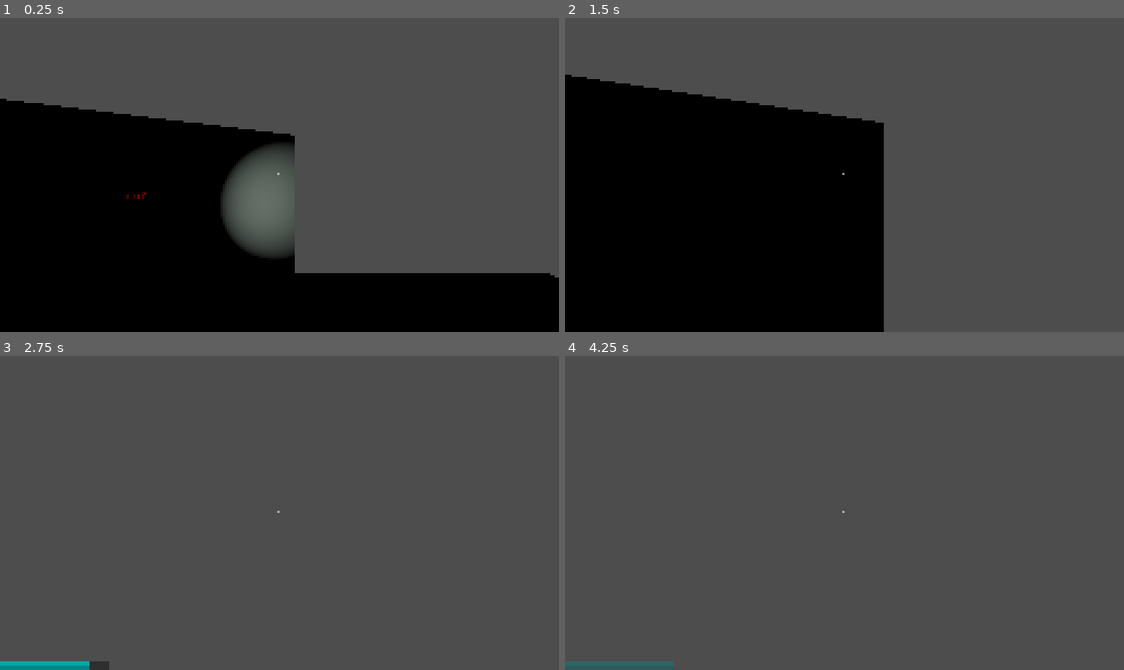
Above: before the commit, frames 1-4 (two rows, left to right).
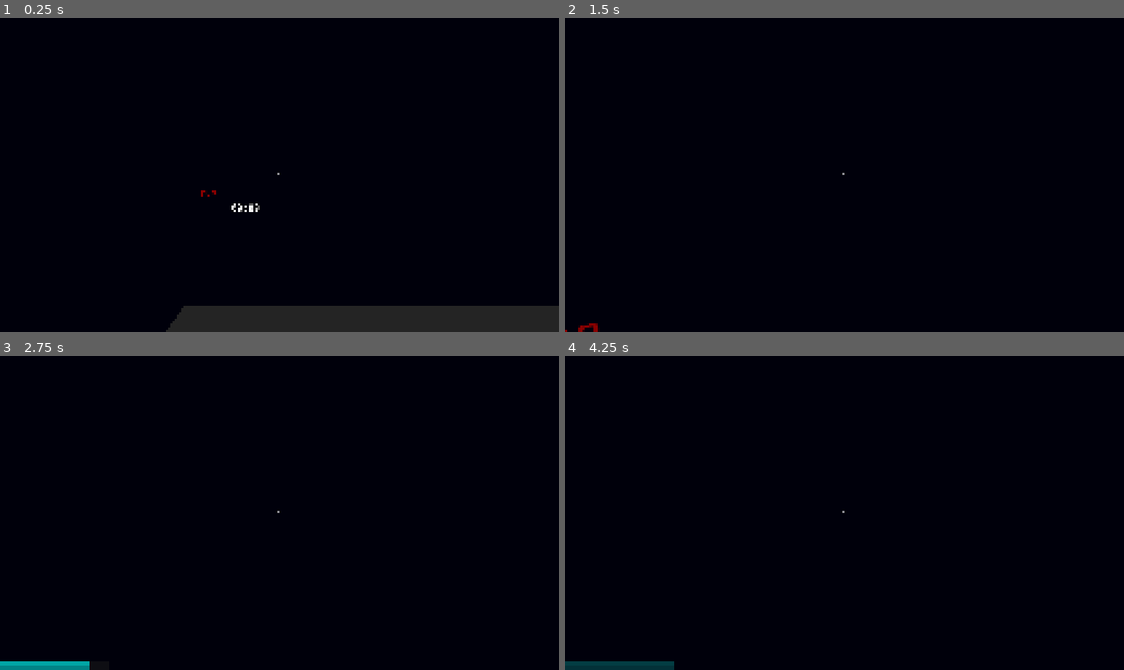
Above: after the commit, the same moments.

Repository: TheyCallMeFatbird/Station-22-Unfound
Game: Godot game, scene res://scenes/main.tscn
Same seed, same stepped clock (60 frames per second), same inputs: the game is played once before the commit and once after it. Sound files missing from this copy of the repository are replaced by a short silence.
Inputs (mouse positions are in pixels of both pictures, inside the frame that each line leads up to):
- Up to frame 1 (0.25 s): no input
- Up to frame 2 (1.5 s): tap Enter (ui_accept) at 0.5, 0.6 s; move the mouse to (872, 175) at 0.52 s; hold W (move_forward) from 0.53 s (still down); tap Space (jump) at 0.77 s; move the mouse to (816, 175) at 1.27 s; tap F (flashlight_toggle) at 1.35 s
- Up to frame 3 (2.75 s): keep holding W (move_forward); tap Space (jump) at 1.52 s; tap Enter (ui_accept) at 1.55, 2.3 s; move the mouse to (296, 506) at 2.02 s; hold Shift (sprint) from 2.03 s (still down)
- Up to frame 4 (4.25 s): keep holding W (move_forward); tap Enter (ui_accept) at 2.75, 2.85, 3.6 s; move the mouse to (838, 519) at 2.77 s; release Shift (sprint) at 2.78 s; tap Space (jump) at 3.02, 3.77 s; move the mouse to (889, 516) at 3.52 s

The runs differ from the first frame. In frame 1, 65% of the frame differs, in the area x 0-100%, y 0-100%; in frame 2, 58%; in frame 3, 100%; in frame 4, 100%.
Error before the commit: Parse Error: Cannot infer the type of "target" variable because the value doesn't have a set type. (res://scripts/anomaly_manager.gd:51)

Commit message:
created gameplan and IM ABOUT TO SHIT MYSELF ACC SCARY

Diff:
--- a/scenes/main.tscn
+++ b/scenes/main.tscn
@@ -4,14 +4,15 @@
 [ext_resource type="AudioStream" uid="uid://de0n1ukbfwx1m" path="res://sounds/low-wind-blowing.mp3" id="2_0xm2m"]
 [ext_resource type="Script" uid="uid://djpwpr07abxm2" path="res://scripts/player.gd" id="2_7mycd"]
 [ext_resource type="Script" uid="uid://mtk3sq3dbtkl" path="res://scripts/hud.gd" id="3_kek77"]
-[ext_resource type="Script" path="res://scripts/anomaly_anchor.gd" id="4_anchor"]
+[ext_resource type="Script" uid="uid://dwjdvgb88yeox" path="res://scripts/anomaly_anchor.gd" id="4_anchor"]
 [ext_resource type="AudioStream" uid="uid://d2081sadqdn7r" path="res://sounds/flashlight-toggle.mp3" id="5_lquwl"]
 [ext_resource type="AudioStream" uid="uid://ntfcd7dstkar" path="res://sounds/metal-footstep.mp3" id="6_4c57u"]
 [ext_resource type="Script" uid="uid://bqd28w0obk2l3" path="res://scripts/flicker_light.gd" id="6_7mycd"]
-[ext_resource type="Script" path="res://scripts/anomaly_manager.gd" id="9_manager"]
 [ext_resource type="FontFile" uid="uid://vone0fx04o4k" path="res://fonts/Share_Tech_Mono/ShareTechMono-Regular.ttf" id="7_5vw27"]
 [ext_resource type="AudioStream" uid="uid://cteqr3j5qdd0b" path="res://sounds/light-humming.mp3" id="7_272bh"]
 [ext_resource type="PackedScene" uid="uid://b2blm2cib6oui" path="res://scenes/hud.tscn" id="8_5vw27"]
+[ext_resource type="Script" uid="uid://cm6pk1c8t3jkf" path="res://scripts/anomaly_manager.gd" id="9_manager"]
+[ext_resource type="Script" uid="uid://bjl5j1hmlueqb" path="res://scenes/clock.gd" id="11_ya4ey"]
 
 [sub_resource type="CapsuleShape3D" id="CapsuleShape3D_1bvp3"]
 radius = 0.5527344
@@ -25,6 +26,8 @@
 volumetric_fog_density = 0.3
 volumetric_fog_albedo = Color(1.8049032e-08, 0, 0.03810654, 1)
 volumetric_fog_emission = Color(0, 0.015686275, 0.03137255, 1)
+
+[sub_resource type="StandardMaterial3D" id="StandardMaterial3D_ya4ey"]
 
 [sub_resource type="BoxShape3D" id="BoxShape3D_terminal"]
 size = Vector3(2.5, 2, 1.8)
@@ -54,7 +57,34 @@
 light_energy = 6.0
 spot_range = 11.015916
 spot_angle = 17.0
-@@ -80,25 +85,69 @@ script = ExtResource("6_7mycd")
+spot_angle_attenuation = 1.25
+
+[node name="FlashlightSound" type="AudioStreamPlayer3D" parent="Player" unique_id=381087654]
+transform = Transform3D(1, 0, 0, 0, 1, 0, 0, 0, 1, 2, 0, 0)
+stream = ExtResource("5_lquwl")
+
+[node name="Footsteps" type="AudioStreamPlayer3D" parent="Player" unique_id=248984132]
+transform = Transform3D(1, 0, 0, 0, 1, 0, 0, 0, 1, 2, 0, 0)
+stream = ExtResource("6_4c57u")
+
+[node name="WorldEnvironment" type="WorldEnvironment" parent="." unique_id=985125726]
+environment = SubResource("Environment_ig7tw")
+
+[node name="AmbientSound" type="AudioStreamPlayer3D" parent="." unique_id=1242876182]
+stream = ExtResource("2_0xm2m")
+attenuation_model = 3
+unit_size = 15.0
+autoplay = true
+parameters/looping = true
+
+[node name="CreepySound" type="AudioStreamPlayer3D" parent="." unique_id=673033787]
+
+[node name="FlickerLight" type="OmniLight3D" parent="." unique_id=66663126]
+transform = Transform3D(1, 0, 0, 0, 1, 0, 0, 0, 1, -6.035668, 3.2245166, -6.1639695)
+light_color = Color(0.7728173, 0.97774416, 0.99999994, 1)
+light_energy = 3.0
+omni_range = 3.0
+script = ExtResource("6_7mycd")
 
 [node name="LightHummingSound" type="AudioStreamPlayer3D" parent="FlickerLight" unique_id=872547851]
 stream = ExtResource("7_272bh")
@@ -80,46 +110,53 @@
 transform = Transform3D(0.85573477, 0, 0.51741487, 0, 1, 0, -0.51741487, 0, 0.85573477, -5.5373907, 0.4874878, -5.3921075)
 use_collision = true
 size = Vector3(9.779175, 7.2489014, 0.001)
+material = SubResource("StandardMaterial3D_ya4ey")
 
-[node name="AnomalyManager" type="Node3D" parent="."]
+[node name="Label3D" type="Label3D" parent="." unique_id=1215400383]
+transform = Transform3D(1, 0, 0, 0, 1, 0, 0, 0, 1, -2.9675474, 1.5882549, -6.074845)
+text = "00:00"
+font = ExtResource("7_5vw27")
+font_size = 62
+script = ExtResource("11_ya4ey")
+
+[node name="AnomalyManager" type="Node3D" parent="." unique_id=1335204795]
 script = ExtResource("9_manager")
 
-[node name="ReportTerminal" type="Node3D" parent="AnomalyManager"]
+[node name="ReportTerminal" type="Node3D" parent="AnomalyManager" unique_id=313214189]
 transform = Transform3D(0.00117803, 0, 0.9999993, 0, 1, 0, -0.9999993, 0, 0.00117803, 3.57026, 1.12058, 0.450261)
 
-[node name="Area3D" type="Area3D" parent="AnomalyManager/ReportTerminal"]
+[node name="Area3D" type="Area3D" parent="AnomalyManager/ReportTerminal" unique_id=272818776]
 collision_layer = 8
-collision_mask = 1
 
-[node name="CollisionShape3D" type="CollisionShape3D" parent="AnomalyManager/ReportTerminal/Area3D"]
+[node name="CollisionShape3D" type="CollisionShape3D" parent="AnomalyManager/ReportTerminal/Area3D" unique_id=763209092]
 shape = SubResource("BoxShape3D_terminal")
 
-[node name="TerminalText" type="Label3D" parent="AnomalyManager/ReportTerminal"]
+[node name="TerminalText" type="Label3D" parent="AnomalyManager/ReportTerminal" unique_id=1947145412]
 transform = Transform3D(0.910827, 0, -0.412786, 0, 1, 0, 0.412786, 0, 0.910827, -0.0451503, 0.624417, 0)
+text = "Report Terminal
+Walk into range to use"
 font = ExtResource("7_5vw27")
 font_size = 20
 line_spacing = 6.0
-text = "Report Terminal\nWalk into range to use"
 
-[node name="Anchor_TextMoved" type="Marker3D" parent="AnomalyManager"]
+[node name="Anchor_TextMoved" type="Marker3D" parent="AnomalyManager" unique_id=32217839]
 transform = Transform3D(1, 0, 0, 0, 1, 0, 0, 0, 1, -5.64739, 2.0349, -5.29666)
 script = ExtResource("4_anchor")
 target_path = NodePath("../../Text")
 anomaly_type = "moved"
 
-[node name="Anchor_WallMissing" type="Marker3D" parent="AnomalyManager"]
+[node name="Anchor_WallMissing" type="Marker3D" parent="AnomalyManager" unique_id=1591784973]
 transform = Transform3D(0.855735, 0, 0.517415, 0, 1, 0, -0.517415, 0, 0.855735, -5.53739, 0.487488, -5.39211)
 script = ExtResource("4_anchor")
 target_path = NodePath("../../Wall")
-anomaly_type = "missing"
 
-[node name="Anchor_FlickerTinted" type="Marker3D" parent="AnomalyManager"]
+[node name="Anchor_FlickerTinted" type="Marker3D" parent="AnomalyManager" unique_id=493382196]
 transform = Transform3D(1, 0, 0, 0, 1, 0, 0, 0, 1, -6.03567, 3.22452, -6.16397)
 script = ExtResource("4_anchor")
 target_path = NodePath("../../FlickerLight")
 anomaly_type = "tinted"
 
-[node name="Anchor_FloorScaled" type="Marker3D" parent="AnomalyManager"]
+[node name="Anchor_FloorScaled" type="Marker3D" parent="AnomalyManager" unique_id=2012115291]
 transform = Transform3D(1, 0, 0, 0, 1, 0, 0, 0, 1, 0, -0.0716553, 0)
 script = ExtResource("4_anchor")
 target_path = NodePath("../../Floor")
--- a/scripts/anomaly_manager.gd
+++ b/scripts/anomaly_manager.gd
@@ -13,9 +13,9 @@
 @onready var terminal_text: Label3D = $ReportTerminal/TerminalText
 @onready var player: CharacterBody3D = $"../Player"
 
-var anchors: Array = []
+var anchors: Array[Node] = []
 var baseline := {}
-var active_anomalies: Array = []
+var active_anomalies: Array[Node] = []
 var report_options := ["missing", "moved", "scaled", "tinted"]
 var report_index := 0
 var score := 0
@@ -24,7 +24,10 @@
 var player_in_terminal := false
 
 func _ready():
-	anchors = get_tree().get_nodes_in_group("anomaly_anchor")
+	for node in get_tree().get_nodes_in_group("anomaly_anchor"):
+		var anchor := node as Node
+		if anchor:
+			anchors.append(anchor)
 	_cache_baseline()
 	terminal_area.body_entered.connect(_on_terminal_entered)
 	terminal_area.body_exited.connect(_on_terminal_exited)
@@ -48,7 +51,7 @@
 func _cache_baseline():
 	baseline.clear()
 	for anchor in anchors:
-		var target := anchor.get_target()
+		var target: Node3D = _get_target_from_anchor(anchor)
 		if target == null:
 			continue
 		baseline[anchor] = {
@@ -62,12 +65,12 @@
 	restore_baseline()
 	active_anomalies.clear()
 
-	var candidates: Array = anchors.duplicate()
+	var candidates: Array[Node] = anchors.duplicate()
 	candidates.shuffle()
 	for anchor in candidates:
 		if active_anomalies.size() >= anomalies_per_shift:
 			break
-		if anchor.get_target() == null:
+		if _get_target_from_anchor(anchor) == null:
 			continue
 		active_anomalies.append(anchor)
 		apply_anomaly(anchor)
@@ -75,8 +78,11 @@
 	_update_terminal_text()
 
 func restore_baseline():
-	for anchor in baseline.keys():
-		var target := anchor.get_target()
+	for anchor_key in baseline.keys():
+		var anchor := anchor_key as Node
+		if anchor == null:
+			continue
+		var target: Node3D = _get_target_from_anchor(anchor)
 		if target == null:
 			continue
 		var data = baseline[anchor]
@@ -85,8 +91,8 @@
 		target.visible = data["visible"]
 		_set_modulate(target, data["modulate"])
 
-func apply_anomaly(anchor):
-	var target := anchor.get_target()
+func apply_anomaly(anchor: Node):
+	var target: Node3D = _get_target_from_anchor(anchor)
 	if target == null:
 		return
 
@@ -102,7 +108,7 @@
 
 func submit_report(report_type: String):
 	for i in range(active_anomalies.size()):
-		var anchor = active_anomalies[i]
+		var anchor: Node = active_anomalies[i]
 		if anchor.anomaly_type == report_type:
 			score += 1
 			active_anomalies.remove_at(i)
@@ -156,3 +162,8 @@
 		target.modulate = color
 	elif target is Light3D:
 		target.light_color = color
+
+func _get_target_from_anchor(anchor: Node) -> Node3D:
+	if anchor == null or not anchor.has_method("get_target"):
+		return null
+	return anchor.get_target() as Node3D
Not shown, added: misc/plan.txt
Not shown, added: scripts/anomaly_anchor.gd.uid
Not shown, added: scripts/anomaly_manager.gd.uid
